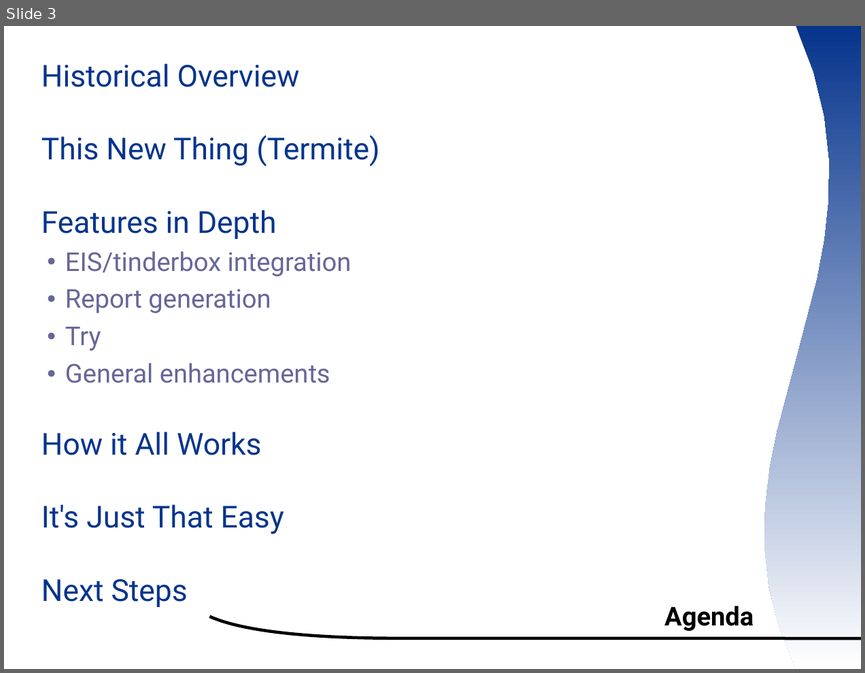
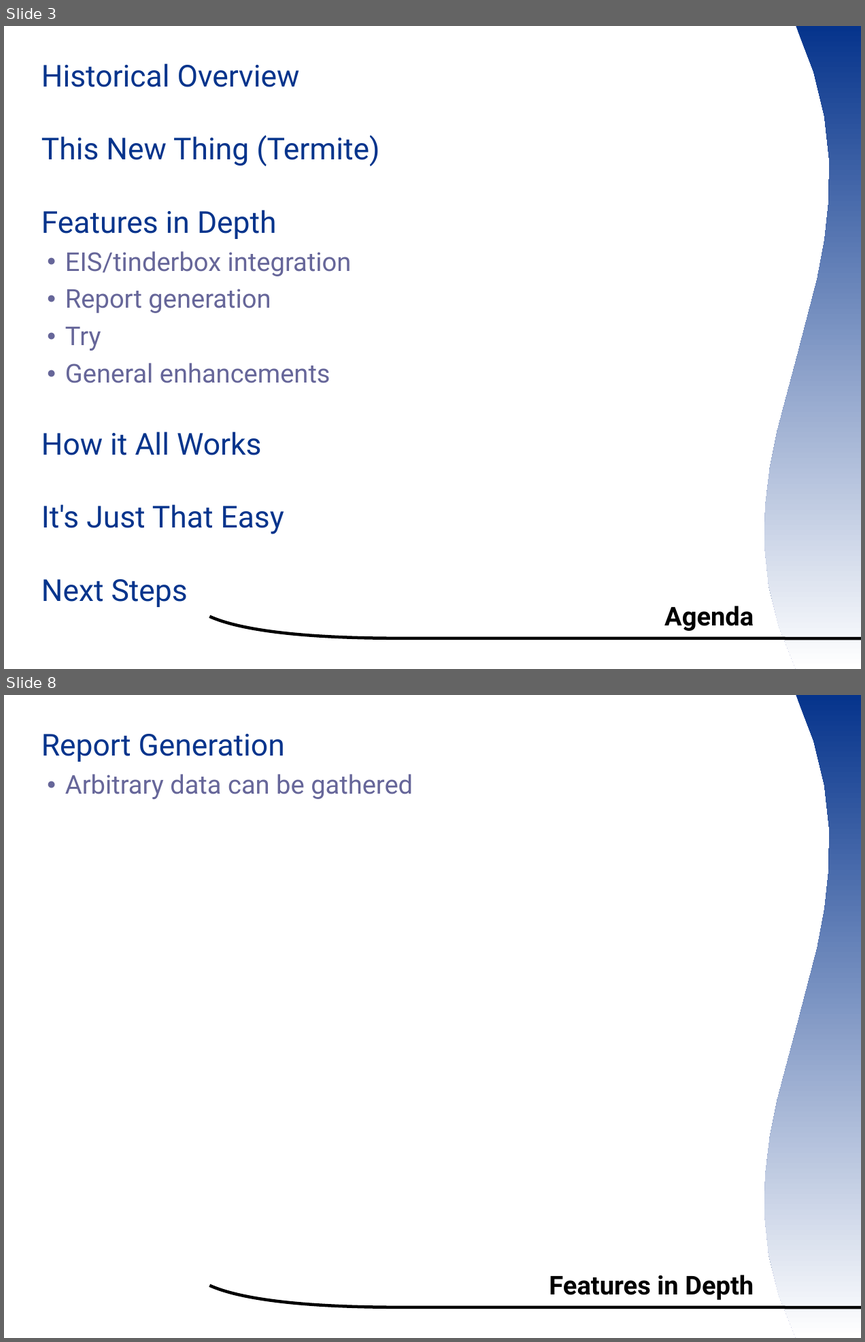
Before and after one commit to smsm1/ootermite, a slide deck: wiki/ooocon2007presentation.odp. Shown one above the other, each under a label of ours: slide 3 before the commit, slides 3 and 8 after it; the slides between them are not shown. The pictures are 865x673 and 865x1342 pixels, drawn with LibreOffice and Linux fonts; fonts in the diff are those of the drawing; background and template pictures are left out. Boxes give left, top, right and bottom in pixels: in the first picture for what was removed or moved away, otherwise in the second. Text is boxed around its words. In the diff, an @@ line names an element or a change of style, - is before the commit and + after.

```diff
--- a/wiki/ooocon2007presentation.odp
+++ b/wiki/ooocon2007presentation.odp
@@ slide 8 added at box(4, 695, 861, 1338), background #FFFFFF; not listed: 2 template elements that a slide beside it also shows @@
@@ text added at box(41, 734, 413, 799), 24 pt, text #666699 @@
+  Report Generation
+  ● Arbitrary data can be gathered
@@ title added at box(549, 1274, 753, 1300), 24 pt, text #000000, bold @@
+Features in Depth
```
Also in this commit, not shown: 2 slides changed, 9 other slides added.
